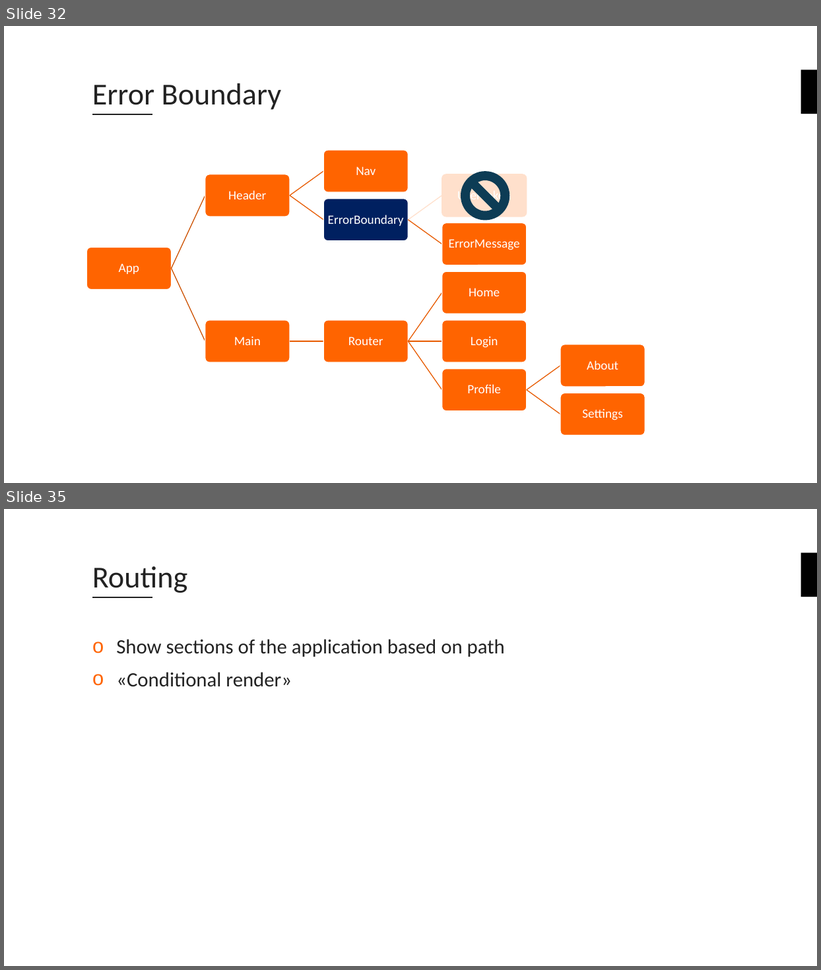
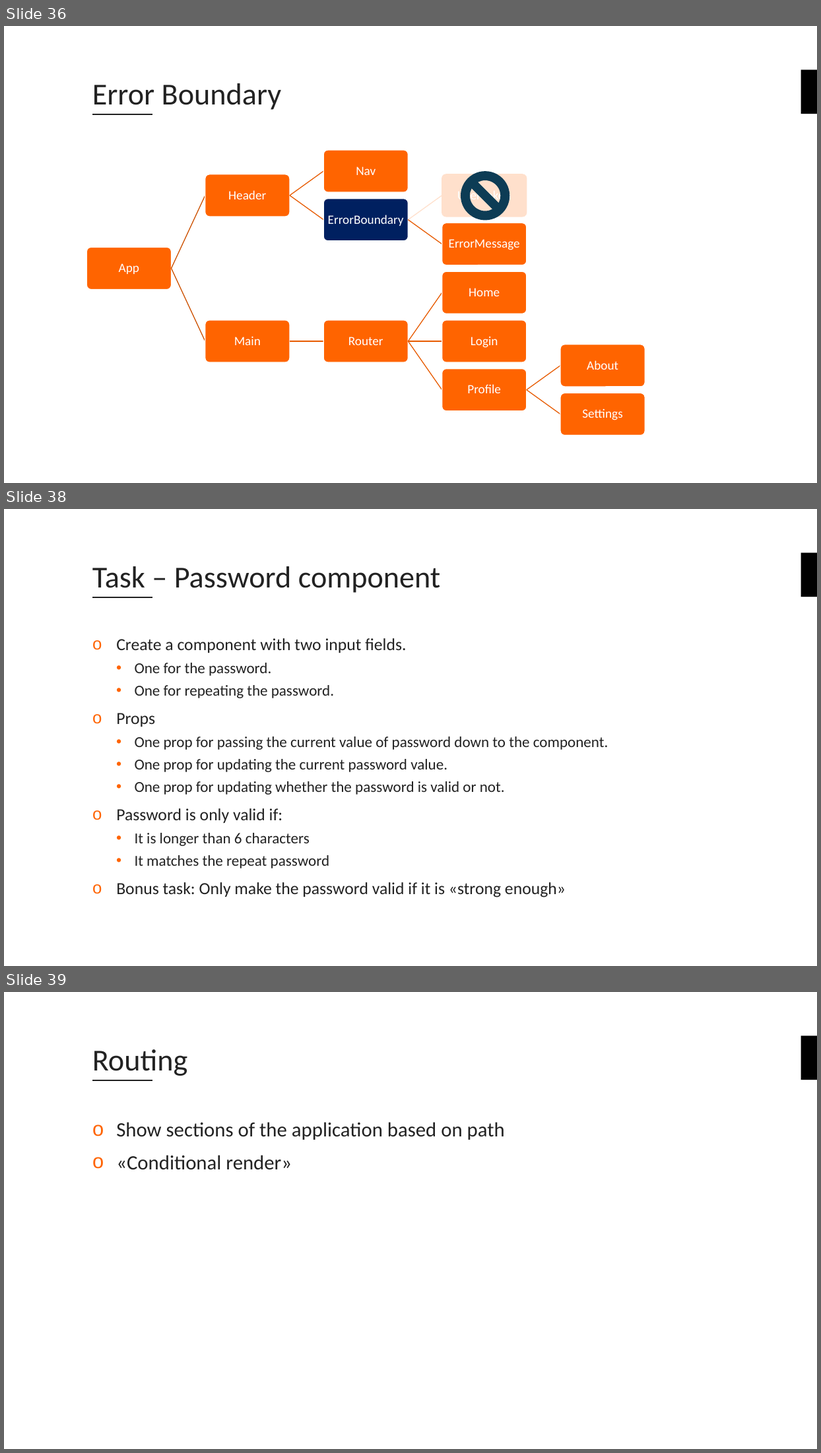
Before and after one commit to fuzzheim/create-react-app-workshop, a slide deck: Create-React-App-Workshop.pptx. Shown one above the other, each under a label of ours: slides 32 and 35 before the commit, slides 36, 38 and 39 after it; the slides between them are not shown. The pictures are 821x970 and 821x1453 pixels, drawn with LibreOffice and Linux fonts; fonts in the diff are those of the drawing; background and template pictures are left out. Boxes give left, top, right and bottom in pixels: in the first picture for what was removed or moved away, otherwise in the second. Text is boxed around its words. In the diff, an @@ line names an element or a change of style, - is before the commit and + after.

```diff
--- a/Create-React-App-Workshop.pptx
+++ b/Create-React-App-Workshop.pptx
@@ slide 38 added at (x1=4, y1=509, x2=817, y2=966), background #FFFFFF; not listed: 2 template elements that a slide beside it also shows @@
@@ title added at (x1=92, y1=566, x2=441, y2=593), 36 pt, text #222222 @@
+Task – Password component
@@ text added at (x1=116, y1=638, x2=609, y2=898), 18 pt, text #222222 @@
+o Create a component with two input fields.
+  • One for the password.
+  • One for repeating the password.
+o Props
+  • One prop for passing the current value of password down to the component.
+  • One prop for updating the current password value.
+  • One prop for updating whether the password is valid or not.
+o Password is only valid if:
+  • It is longer than 6 characters
+  • It matches the repeat password
+o Bonus task: Only make the password valid if it is «strong enough»
@@ what was slide 32 is now slide 36 @@
@@ what was slide 35 is now slide 39 @@
```
Also in this commit, not shown: 6 slides changed, 8 other slides added, 1 slide removed.
